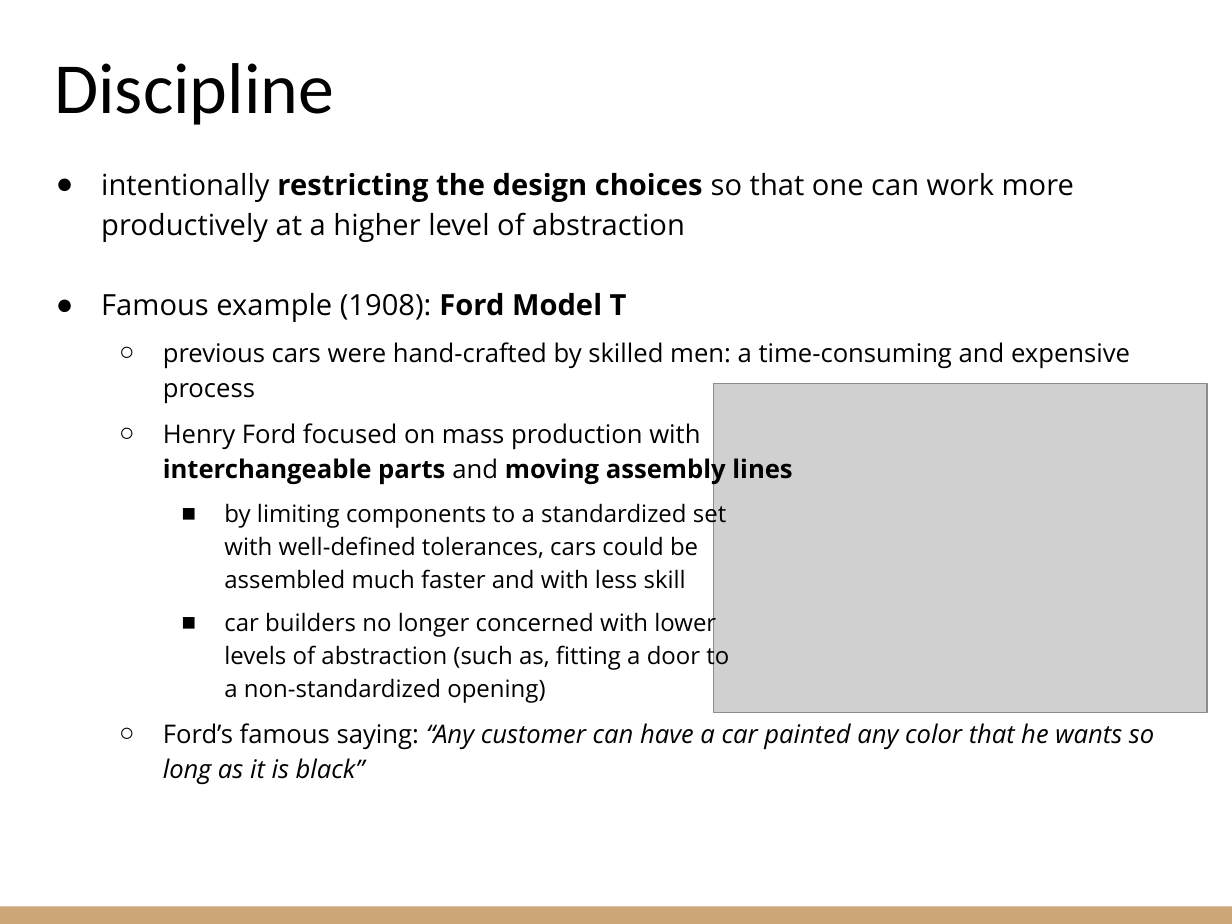
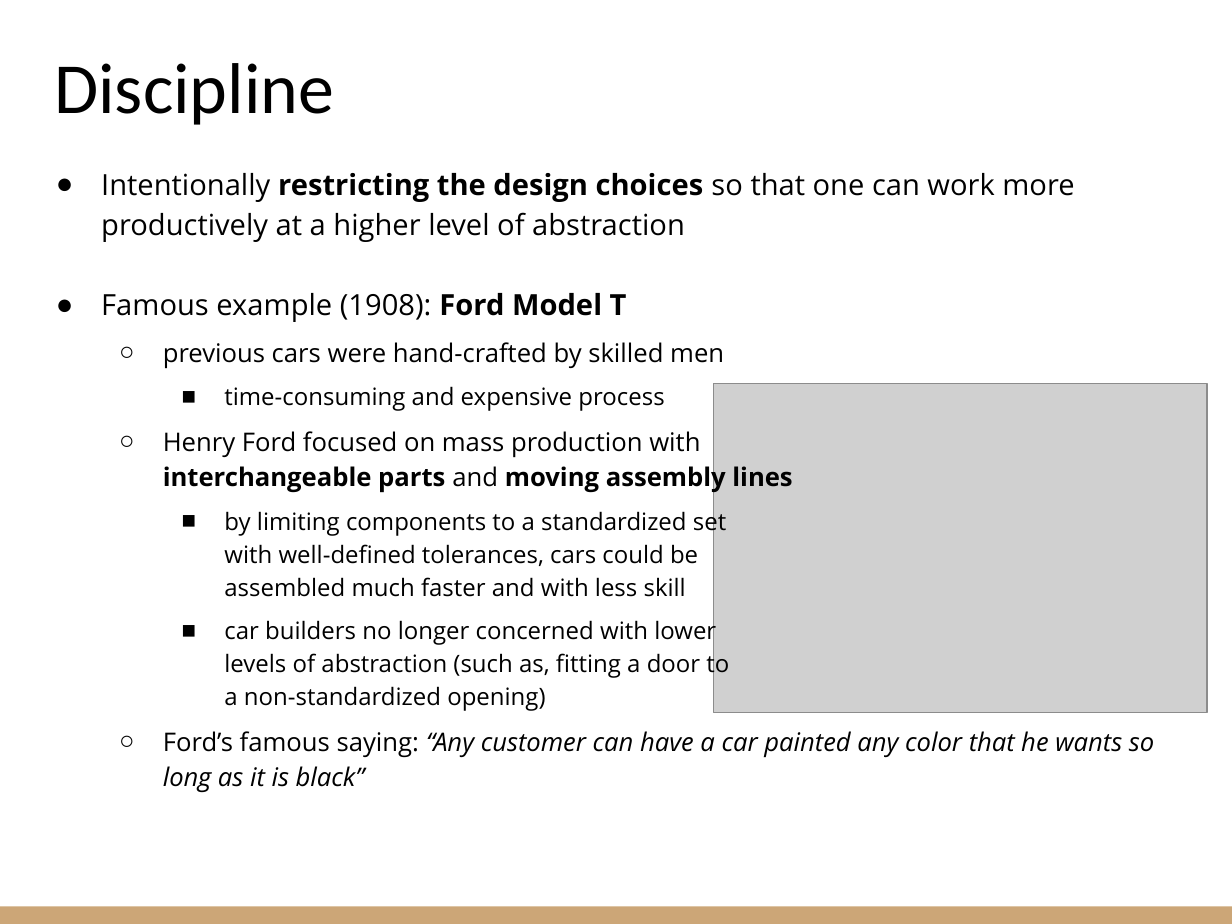
Before and after one commit to riccardoberta/esd, a slide deck: slide 5 of 01 - The Digital Abstraction.pptx. Drawn at 1232x924 pixels with LibreOffice and Linux fonts; fonts in the diff are those of the drawing; grey boxes stand for pictures. Boxes give left, top, right and bottom in pixels: in the first picture for what was removed or moved away, otherwise in the second. Text is boxed around its words. In the diff, an @@ line names an element or a change of style, - is before the commit and + after.

```diff
--- a/01 - The Digital Abstraction.pptx
+++ b/01 - The Digital Abstraction.pptx
@@ text at (x1=101, y1=173, x2=1074, y2=242): text changed @@
-● intentionally restricting the design choices so that one can work more productively at a higher level of abstraction
+● Intentionally restricting the design choices so that one can work more productively at a higher level of abstraction
@@ text at (x1=163, y1=342, x2=724, y2=411): text changed @@
-  ○ previous cars were hand-crafted by skilled men: a time-consuming and expensive process
+  ○ previous cars were hand-crafted by skilled men
+    ■ time-consuming and expensive process
```
Also in this commit, not shown: 11 other slides changed, 2 slides added, 20 other files.
